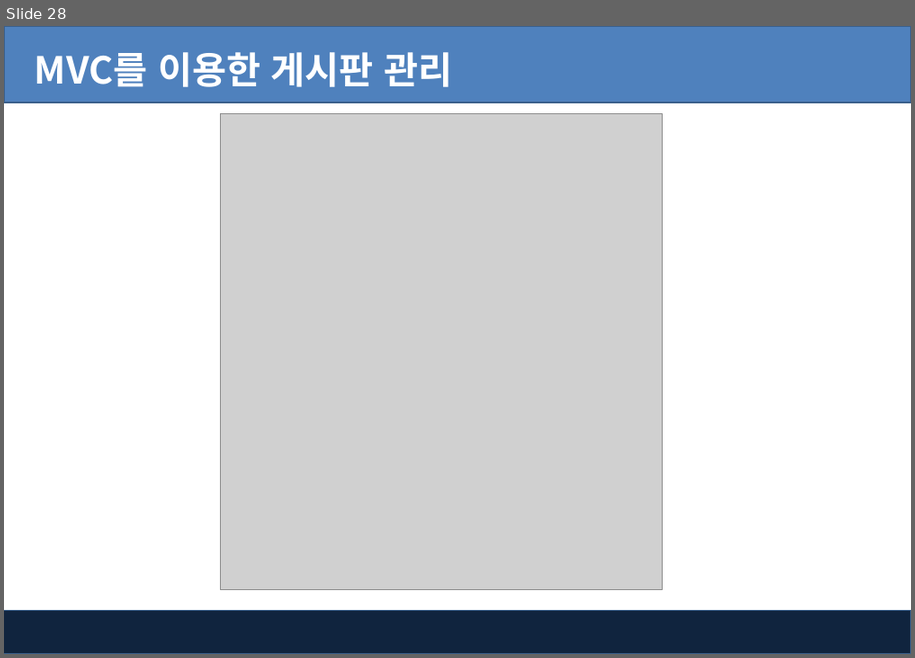
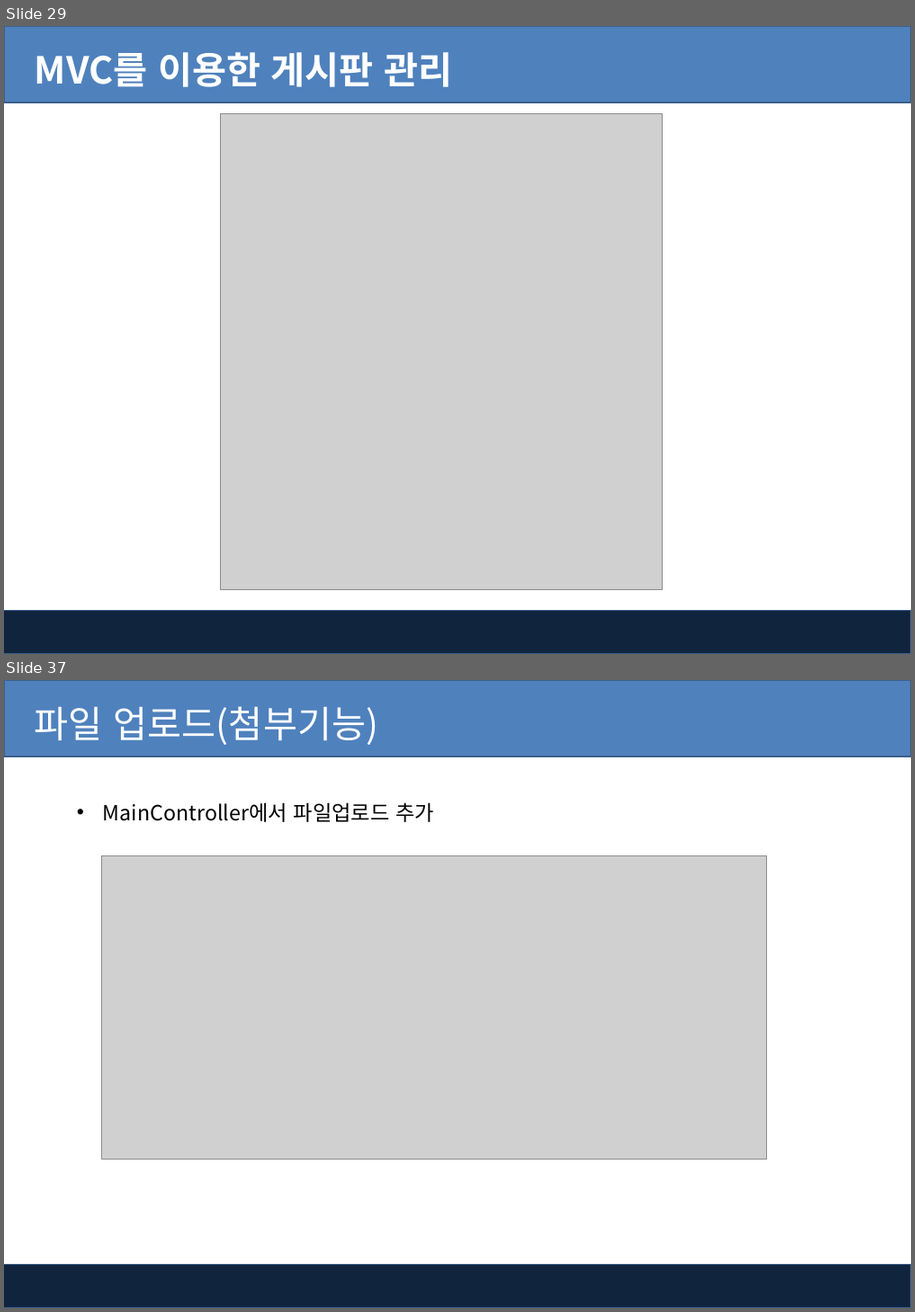
Before and after one commit to pshho/ngreen_project, a slide deck: jspWorks/자료/jsp_ppt/10-2장. Jsp - MVC를 이용한 게시판 관리.pptx. Shown one above the other, each under a label of ours: slide 28 before the commit, slides 29 and 37 after it; the slides between them are not shown. The pictures are 915x658 and 915x1312 pixels, drawn with LibreOffice and Linux fonts; fonts in the diff are those of the drawing; grey boxes stand for pictures; background and template pictures are left out. Boxes give left, top, right and bottom in pixels: in the first picture for what was removed or moved away, otherwise in the second. Text is boxed around its words. In the diff, an @@ line names an element or a change of style, - is before the commit and + after.

```diff
--- a/jspWorks/자료/jsp_ppt/10-2장. Jsp - MVC를 이용한 게시판 관리.pptx
+++ b/jspWorks/자료/jsp_ppt/10-2장. Jsp - MVC를 이용한 게시판 관리.pptx
@@ slide 37 added at (4,680,911,1308), background #FFFFFF; not listed: 2 template elements that a slide beside it also shows @@
@@ text added at (35,706,379,745), 32 pt, text #FFFFFF @@
+파일 업로드(첨부기능)
@@ text added at (103,802,434,822), 18 pt, text #000000 @@
+• MainController에서 파일업로드 추가
@@ picture added at (101,856,766,1160) @@
@@ what was slide 28 is now slide 29 @@
```
Also in this commit, not shown: 1 slide changed, 8 other slides added, 27 other files.
